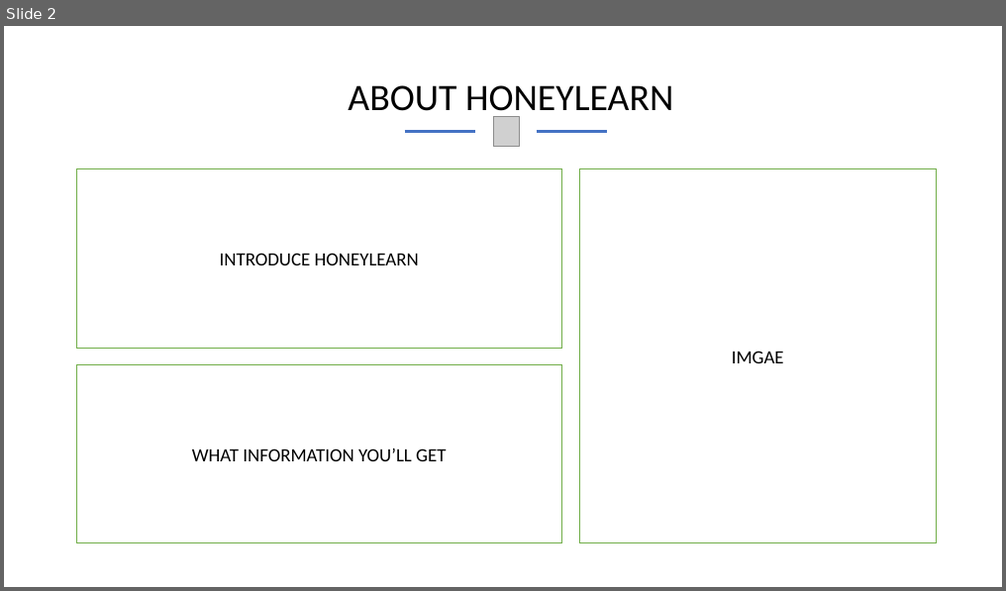
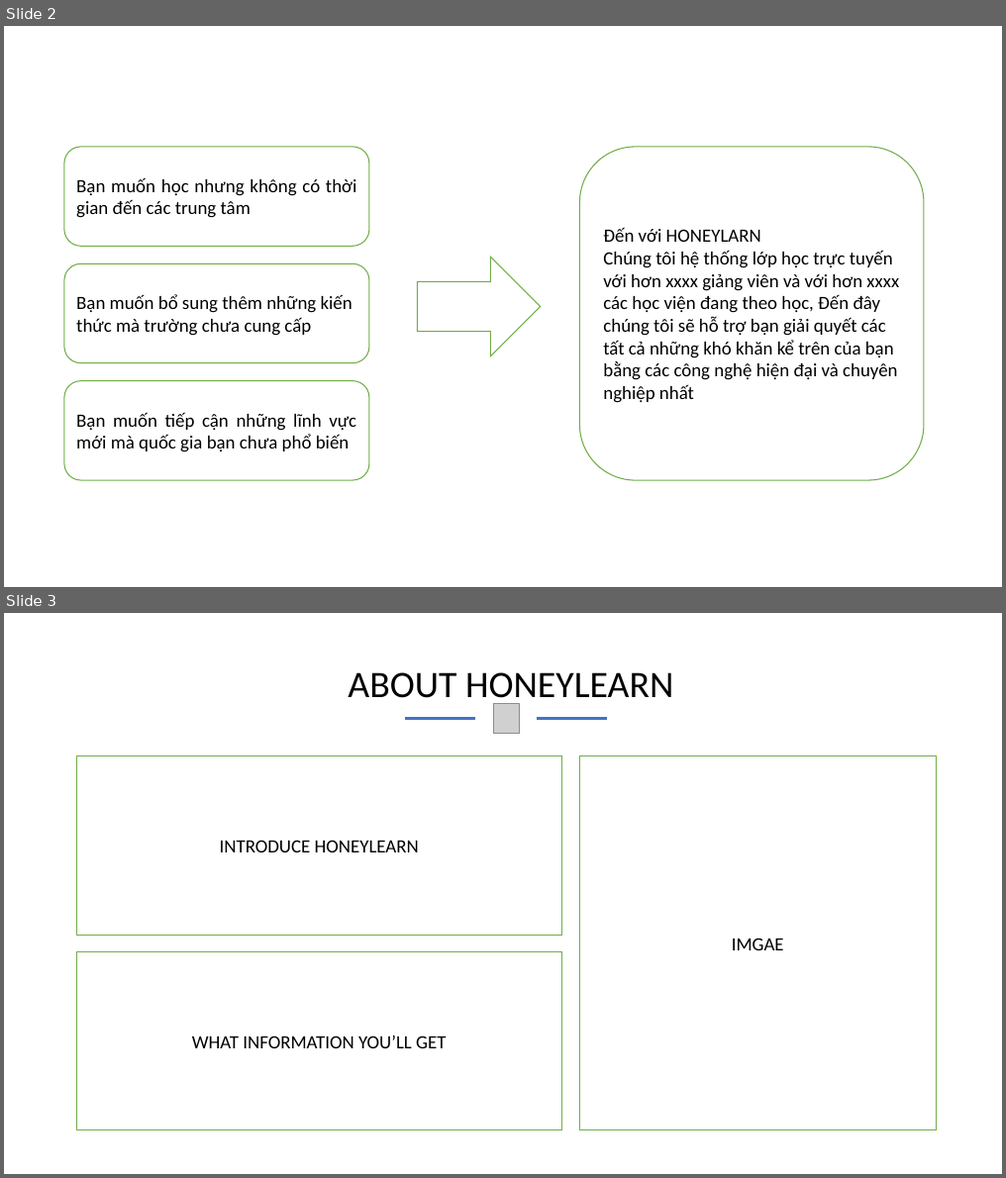
Before and after one commit to dangtuan21/hl_docs, a slide deck: LMS_Silde_Introduce.pptx. Shown one above the other, each under a label of ours: slide 2 before the commit, slides 2 and 3 after it. The pictures are 1006x591 and 1006x1178 pixels, drawn with LibreOffice and Linux fonts; fonts in the diff are those of the drawing; grey boxes stand for pictures. Boxes give left, top, right and bottom in pixels: in the first picture for what was removed or moved away, otherwise in the second. Text is boxed around its words. In the diff, an @@ line names an element or a change of style, - is before the commit and + after.

```diff
--- a/LMS_Silde_Introduce.pptx
+++ b/LMS_Silde_Introduce.pptx
@@ slide 2 added at (4,26,1002,587), background #FFFFFF @@
@@ rounded rectangle added at (64,147,369,246), fill #FFFFFF, outline #70AD47 1 pt, 18 pt, text #000000 @@
+Bạn muốn học nhưng không có thời gian đến các trung tâm
@@ rounded rectangle added at (580,147,924,480), fill #FFFFFF, outline #70AD47 1 pt, 18 pt, text #000000 @@
+Đến với HONEYLARN
+Chúng tôi hệ thống lớp học trực tuyến với hơn xxxx giảng viên và với hơn xxxx các học viện đang theo học, Đến đây chúng tôi sẽ hỗ trợ bạn giải quyết các tất cả những khó khăn kể trên của bạn bằng các công nghệ hiện đại và chuyên nghiệp nhất
@@ right arrow added at (417,258,540,357), fill #FFFFFF, outline #70AD47 1 pt @@
@@ rounded rectangle added at (64,264,369,364), fill #FFFFFF, outline #70AD47 1 pt, 18 pt, text #000000 @@
+Bạn muốn bổ sung thêm những kiến thức mà trường chưa cung cấp
@@ rounded rectangle added at (64,380,369,480), fill #FFFFFF, outline #70AD47 1 pt, 18 pt, text #000000 @@
+Bạn muốn tiếp cận những lĩnh vực mới mà quốc gia bạn chưa phổ biến
@@ what was slide 2 is now slide 3 @@
```
Also in this commit, not shown: 2 other slides added.
